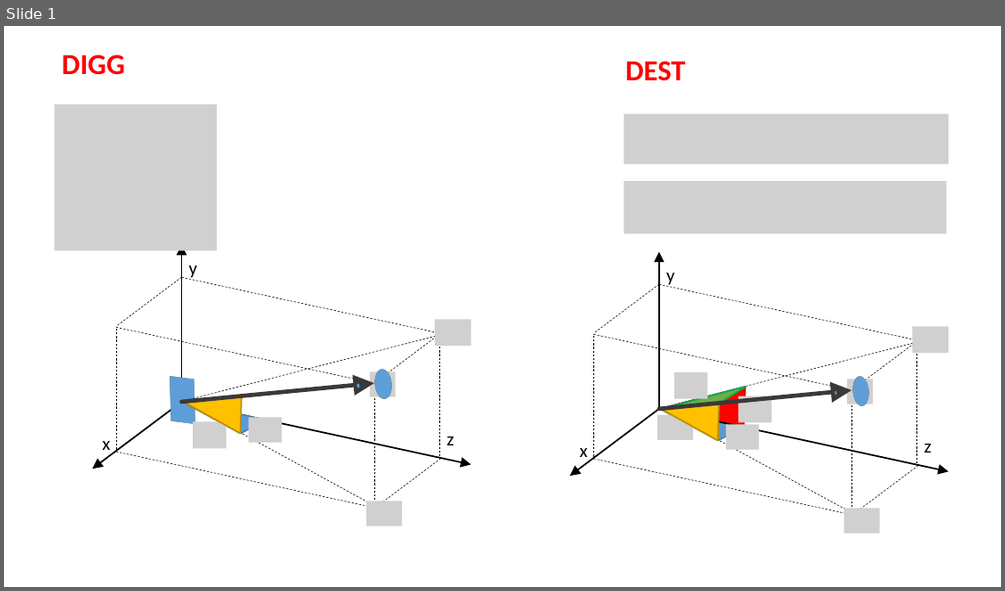
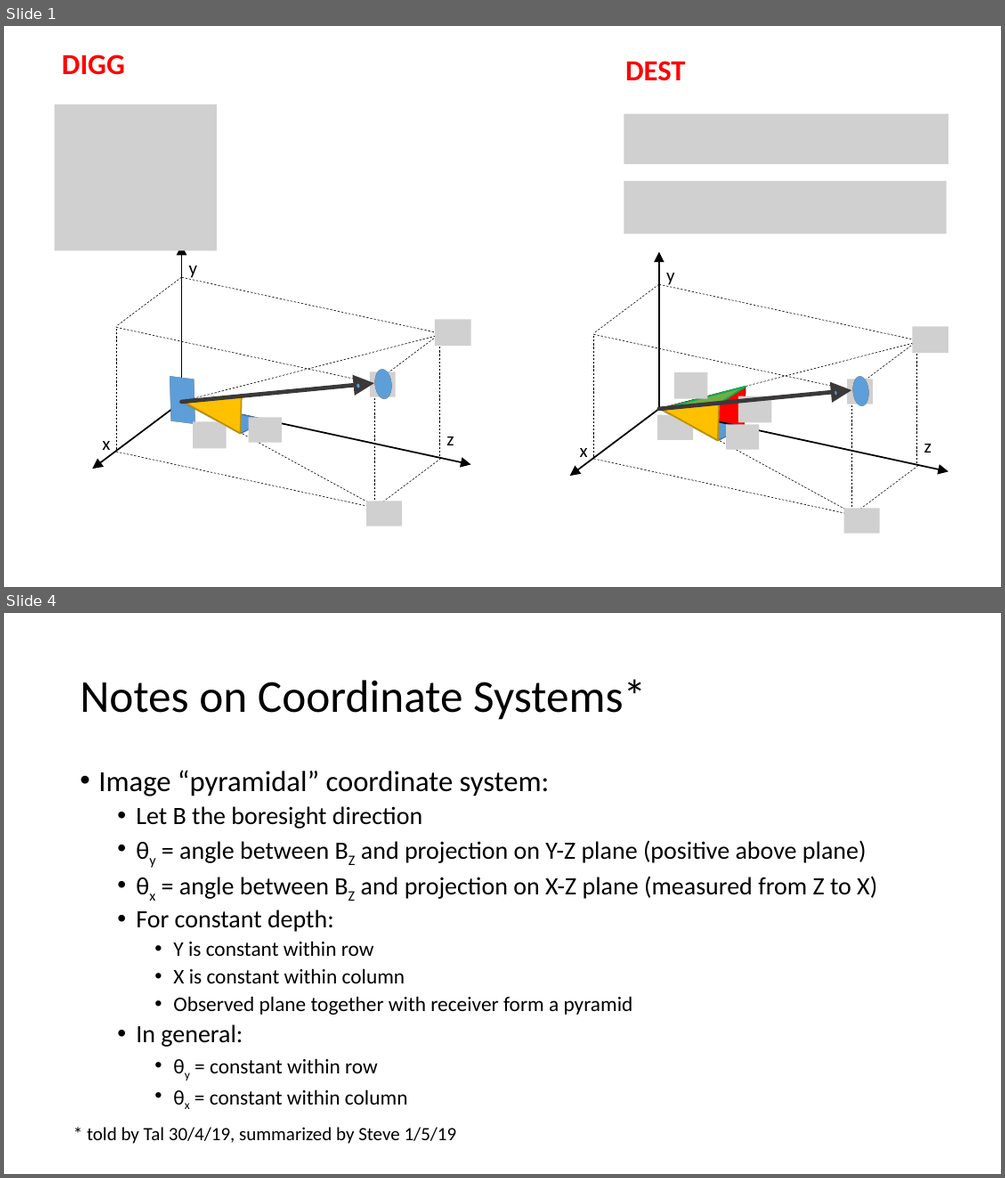
Before and after one commit to aangerma/algo_ivcam2, a slide deck: docs/misc/DESTangles.pptx. Shown one above the other, each under a label of ours: slide 1 before the commit, slides 1 and 4 after it; the slides between them are not shown. The pictures are 1005x591 and 1005x1178 pixels, drawn with LibreOffice and Linux fonts; fonts in the diff are those of the drawing; grey boxes stand for pictures. Boxes give left, top, right and bottom in pixels: in the first picture for what was removed or moved away, otherwise in the second. Text is boxed around its words. In the diff, an @@ line names an element or a change of style, - is before the commit and + after.

```diff
--- a/docs/misc/DESTangles.pptx
+++ b/docs/misc/DESTangles.pptx
@@ slide 4 added at [4, 613, 1001, 1174], background #FFFFFF @@
@@ title added at [80, 679, 646, 720], 44 pt, text #000000 @@
+Notes on Coordinate Systems*
@@ text added at [98, 770, 877, 1104], 24 pt, text #000000 @@
+• Image “pyramidal” coordinate system:
+  • Let B the boresight direction
+  • θy = angle between BZ and projection on Y-Z plane (positive above plane)
+  • θx = angle between BZ and projection on X-Z plane (measured from Z to X)
+  • For constant depth:
+    • Y is constant within row
+    • X is constant within column
+    • Observed plane together with receiver form a pyramid
+  • In general:
+    • θy = constant within row
+    • θx = constant within column
@@ text added at [87, 1127, 457, 1143], 18 pt, text #000000 @@
+* told by Tal 30/4/19, summarized by Steve 1/5/19
```
Also in this commit, not shown: 3 other slides added.
